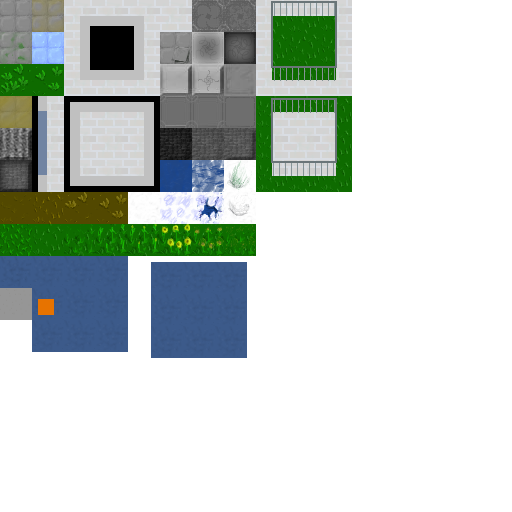
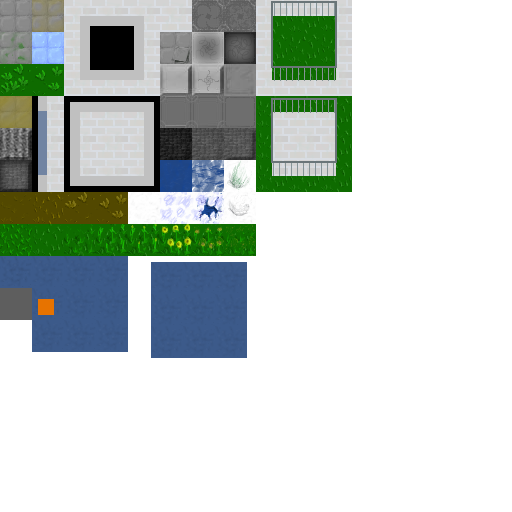
Layered file, before and after one edit (512x512). Changes by layer:
painted on "wohnheim wand" over [0, 288, 32, 320]
